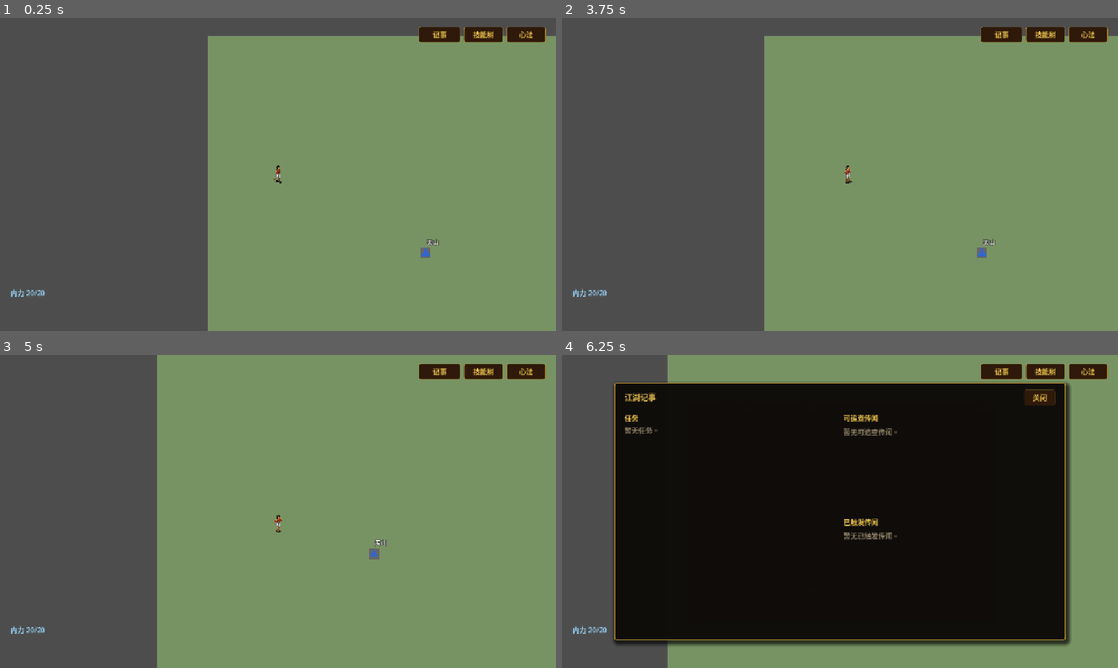
Above: before the commit, frames 1-4 (two rows, left to right).
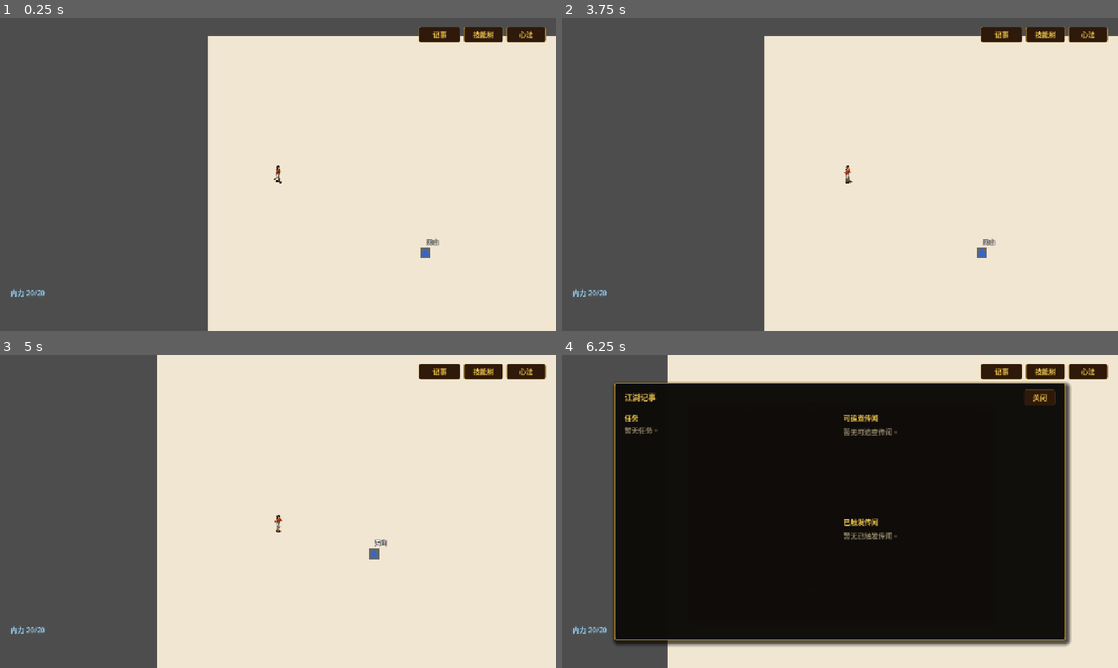
Above: after the commit, the same moments.

Repository: zhangyebo1991/liangyusheng-qunxiazhuan
Game: Godot game, scene res://scenes/world.tscn
Two runs of this game, one before a commit and one after it. Both use one fixed random seed, a clock stepped at 60 frames per second and the inputs below. This scene is started directly instead of the project's main scene.
Inputs (mouse positions are in pixels of both pictures, inside the frame that each line leads up to):
- Up to frame 1 (0.25 s): no input
- Up to frame 2 (3.75 s): click "记事" at 0.5 s; click "技能树" at 1.25 s; click "心法" at 2 s; click "关闭" at 2.75 s; tap Enter (confirm) at 3.5 s; move the mouse to (990, 252) at 3.52 s; hold D (move_right) from 3.53 s (still down); hold Enter (confirm) from 3.53 s (still down); click (990, 252) at 3.67 s
- Up to frame 3 (5 s): tap Space at 3.77, 4.52 s; move the mouse to (166, 527) at 4.27 s; release D (move_right) at 4.28 s; release Enter (confirm) at 4.28 s; hold S (move_down) from 4.28 s (still down); tap E (interact) at 4.35 s
- Up to frame 4 (6.25 s): move the mouse to (895, 442) at 5.02 s; release S (move_down) at 5.03 s; hold D (move_right) 5.03-5.78 s; hold J (journal) 5.03-5.78 s; move the mouse to (812, 574) at 5.77 s; hold W (move_up) from 5.78 s (still down); tap Tab at 5.85 s; click (812, 574) at 5.92 s; tap Space at 6.02 s

The runs differ from the first frame. In frame 1, 58% of the frame differs, in the area x 37-100%, y 5-100%; in frame 2, 59%; in frame 3, 71%, in the area x 28-100%, y 0-100%; in frame 4, 21%.

Commit message:
feat: drive map terrain from layouts

Diff:
--- a/scripts/scenes/foot_village_screen.gd
+++ b/scripts/scenes/foot_village_screen.gd
@@ -5,15 +5,7 @@
 	super._ready()
 
 func _create_terrain() -> void:
-	_add_background(Vector2(1280, 720))
-	_add_obstacle(Rect2(0, 0, 1280, 24))
-	_add_obstacle(Rect2(0, 696, 1280, 24))
-	_add_obstacle(Rect2(0, 0, 24, 720))
-	_add_obstacle(Rect2(1256, 0, 24, 720))
-	_add_obstacle(Rect2(420, 120, 180, 110))
-	_add_obstacle(Rect2(690, 110, 240, 130))
-	_add_obstacle(Rect2(360, 500, 180, 100))
-	_add_obstacle(Rect2(820, 500, 220, 100))
+	super._create_terrain()
 
 func _interact_with(interactable) -> void:
 	if interactable == null:
--- a/scripts/scenes/map_screen_base.gd
+++ b/scripts/scenes/map_screen_base.gd
@@ -116,7 +116,18 @@
 		}
 
 func _create_terrain() -> void:
-	_add_background(Vector2(1280, 720))
+	var layout = _get_layout_data()
+	var size = _read_size(layout.get("size", {}), Vector2(1280, 720))
+	_add_background(size)
+	for obstacle in layout.get("obstacles", []):
+		if typeof(obstacle) != TYPE_DICTIONARY:
+			continue
+		if str(obstacle.get("shape", "rect")) != "rect":
+			continue
+		var rect = _read_rect(obstacle.get("rect", {}))
+		if rect.size.x <= 0.0 or rect.size.y <= 0.0:
+			continue
+		_add_obstacle(rect)
 
 func _add_background(size: Vector2) -> void:
 	var terrain = TileMapLayer.new()
@@ -124,7 +135,8 @@
 	add_child(terrain)
 
 	var background = ColorRect.new()
-	background.color = background_color
+	background.name = "Background"
+	background.color = _read_background_color(_get_layout_data().get("background", {}))
 	background.size = size
 	background.position = Vector2.ZERO
 	add_child(background)
@@ -142,10 +154,46 @@
 	add_child(body)
 
 	var visual = ColorRect.new()
+	visual.name = "ObstacleVisual"
 	visual.color = obstacle_color
 	visual.position = rect.position
 	visual.size = rect.size
 	add_child(visual)
+
+func _get_layout_data() -> Dictionary:
+	var layout = map_data.get("layout", {})
+	if typeof(layout) == TYPE_DICTIONARY:
+		return layout
+	return {}
+
+func _read_size(value: Variant, fallback: Vector2) -> Vector2:
+	if typeof(value) != TYPE_DICTIONARY:
+		return fallback
+	var width = float(value.get("x", fallback.x))
+	var height = float(value.get("y", fallback.y))
+	if width <= 0.0 or height <= 0.0:
+		return fallback
+	return Vector2(width, height)
+
+func _read_rect(value: Variant) -> Rect2:
+	if typeof(value) != TYPE_DICTIONARY:
+		return Rect2()
+	return Rect2(
+		float(value.get("x", 0.0)),
+		float(value.get("y", 0.0)),
+		float(value.get("w", 0.0)),
+		float(value.get("h", 0.0))
+	)
+
+func _read_background_color(value: Variant) -> Color:
+	if typeof(value) != TYPE_DICTIONARY:
+		return background_color
+	if str(value.get("mode", "color")) != "color":
+		return background_color
+	var html = str(value.get("color", ""))
+	if html.is_empty() or not Color.html_is_valid(html):
+		return background_color
+	return Color(html)
 
 func _create_player() -> void:
 	player = PlayerControllerScript.new()
--- a/scripts/scenes/mountain_pass_screen.gd
+++ b/scripts/scenes/mountain_pass_screen.gd
@@ -5,13 +5,7 @@
 	super._ready()
 
 func _create_terrain() -> void:
-	_add_background(Vector2(1280, 720))
-	_add_obstacle(Rect2(0, 0, 1280, 24))
-	_add_obstacle(Rect2(0, 696, 1280, 24))
-	_add_obstacle(Rect2(0, 0, 24, 720))
-	_add_obstacle(Rect2(1256, 0, 24, 720))
-	_add_obstacle(Rect2(520, 120, 120, 120))
-	_add_obstacle(Rect2(900, 380, 160, 120))
+	super._create_terrain()
 
 func _interact_with(interactable) -> void:
 	if interactable == null:
--- a/scripts/scenes/road_outskirts_screen.gd
+++ b/scripts/scenes/road_outskirts_screen.gd
@@ -5,13 +5,7 @@
 	super._ready()
 
 func _create_terrain() -> void:
-	_add_background(Vector2(1280, 720))
-	_add_obstacle(Rect2(0, 0, 1280, 24))
-	_add_obstacle(Rect2(0, 696, 1280, 24))
-	_add_obstacle(Rect2(0, 0, 24, 720))
-	_add_obstacle(Rect2(1256, 0, 24, 720))
-	_add_obstacle(Rect2(360, 130, 160, 90))
-	_add_obstacle(Rect2(760, 470, 180, 100))
+	super._create_terrain()
 
 func _interact_with(interactable) -> void:
 	if interactable == null:
--- a/scripts/scenes/world_map_screen.gd
+++ b/scripts/scenes/world_map_screen.gd
@@ -20,11 +20,7 @@
 		push_error("无法加载世界地图配置")
 
 func _create_terrain() -> void:
-	# 背景底色
-	_add_background(Vector2(4000, 3000))
-	var bg_rect = get_node("Background") if has_node("Background") else null
-	if bg_rect is ColorRect:
-		bg_rect.color = Color("#f4ebd0") # 古朴纸张色
+	super._create_terrain()
 
 func _setup_camera_zoom() -> void:
 	var camera = player.get_node("Camera2D") if player and player.has_node("Camera2D") else null
--- a/tests/run_tests.gd
+++ b/tests/run_tests.gd
@@ -23,6 +23,7 @@
 const TestMapDataScript = preload("res://tests/test_map_data.gd")
 const TestMapLayoutLoaderScript = preload("res://tests/test_map_layout_loader.gd")
 const TestMapStateAndFlowScript = preload("res://tests/test_map_state_and_flow.gd")
+const TestMapScreenLayoutScript = preload("res://tests/test_map_screen_layout.gd")
 const TestInteractionSystemScript = preload("res://tests/test_interaction_system.gd")
 const TestSaveMapStateScript = preload("res://tests/test_save_map_state.gd")
 const TestMapTransitionSystemScript = preload("res://tests/test_map_transition_system.gd")
@@ -104,6 +105,7 @@
 		TestMapDataScript.new(),
 		TestMapLayoutLoaderScript.new(),
 		TestMapStateAndFlowScript.new(),
+		TestMapScreenLayoutScript.new(),
 		TestInteractionSystemScript.new(),
 		TestSaveMapStateScript.new(),
 		TestMapTransitionSystemScript.new(),
--- /dev/null
+++ b/tests/test_map_screen_layout.gd
@@ -0,0 +1,52 @@
+extends RefCounted
+
+const MapScreenBaseScript = preload("res://scripts/scenes/map_screen_base.gd")
+
+func run(assertions) -> void:
+	_test_base_creates_layout_background_and_obstacles(assertions)
+	_test_base_creates_multiple_layout_obstacles(assertions)
+
+func _test_base_creates_layout_background_and_obstacles(assertions) -> void:
+	var screen = MapScreenBaseScript.new()
+	screen.map_data = {
+		"layout": {
+			"size": {"x": 320, "y": 180},
+			"background": {"mode": "color", "color": "#123456"},
+			"obstacles": [
+				{"id": "test_wall", "shape": "rect", "rect": {"x": 10, "y": 20, "w": 30, "h": 40}}
+			]
+		}
+	}
+	screen._create_terrain()
+	var background = screen.get_node_or_null("Background")
+	assertions.assert_true(background is ColorRect, "布局地形应创建 Background 节点")
+	assertions.assert_eq(background.size, Vector2(320, 180), "背景尺寸应来自布局")
+	assertions.assert_eq(background.color.to_html(false), Color("#123456").to_html(false), "背景颜色应来自布局")
+	assertions.assert_eq(_count_static_bodies(screen), 1, "布局地形应创建一个障碍碰撞体")
+	screen.free()
+
+func _test_base_creates_multiple_layout_obstacles(assertions) -> void:
+	var screen = MapScreenBaseScript.new()
+	screen.map_data = _layout_with_obstacles("#6f8f55", 3)
+	screen._create_terrain()
+	assertions.assert_eq(_count_static_bodies(screen), 3, "通用地图场景应使用布局障碍数量")
+	screen.free()
+
+func _layout_with_obstacles(color: String, count: int) -> Dictionary:
+	var obstacles := []
+	for index in range(count):
+		obstacles.append({"id": "obstacle_%d" % index, "shape": "rect", "rect": {"x": 10 + index * 20, "y": 20, "w": 12, "h": 14}})
+	return {
+		"layout": {
+			"size": {"x": 1280, "y": 720},
+			"background": {"mode": "color", "color": color},
+			"obstacles": obstacles
+		}
+	}
+
+func _count_static_bodies(node: Node) -> int:
+	var count := 0
+	for child in node.get_children():
+		if child is StaticBody2D:
+			count += 1
+	return count
